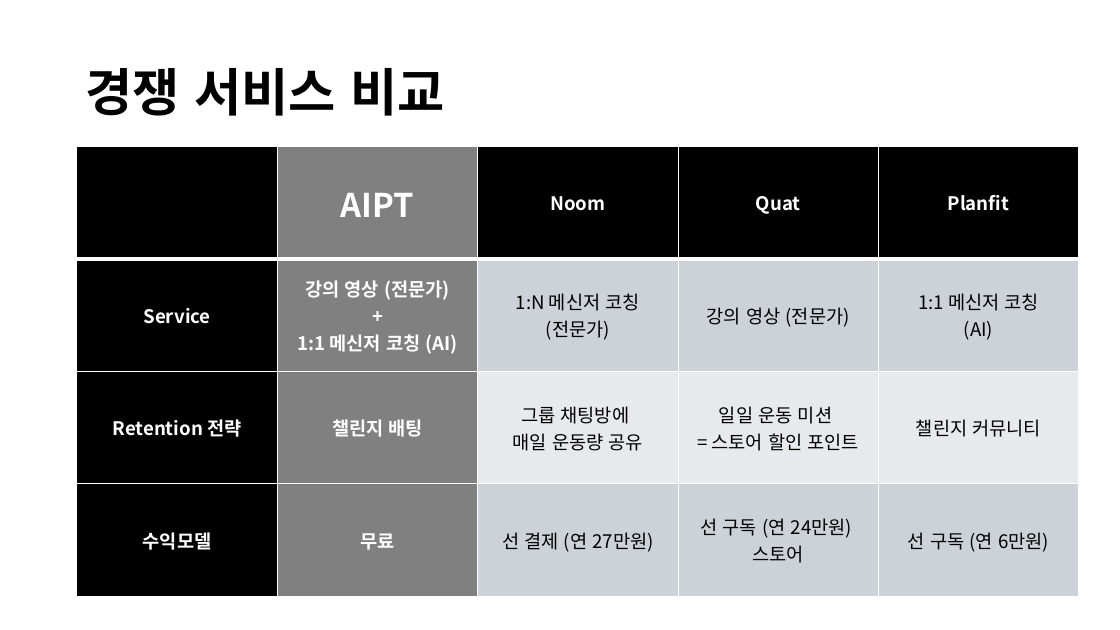
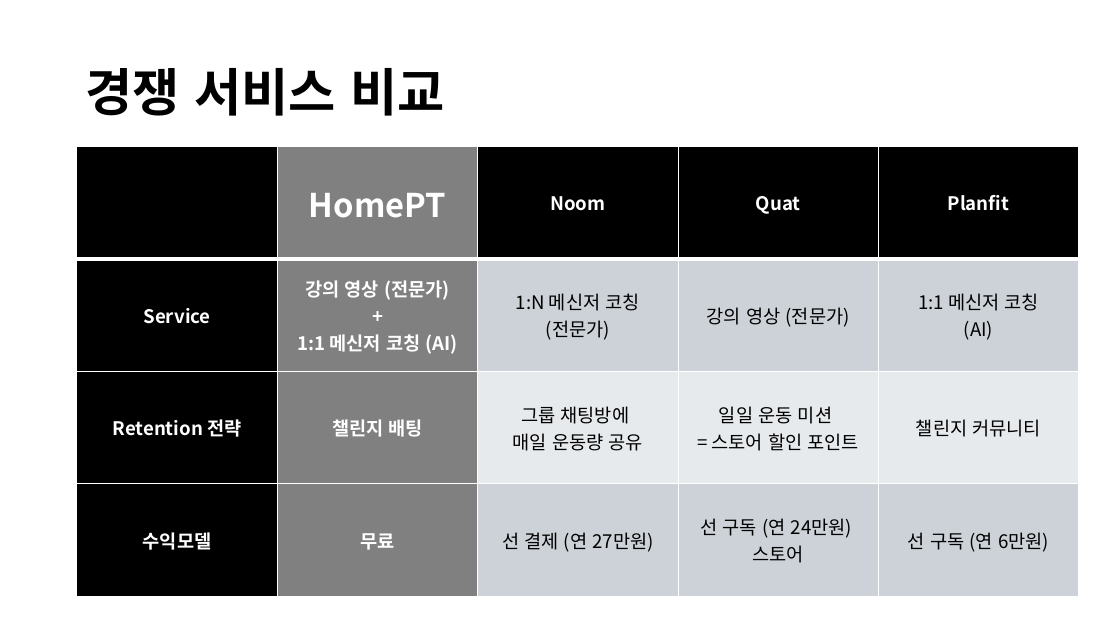
Before and after one commit to Brian-Hong-KR/Gymunity, a slide deck: slide 6 of Doc/프로젝트발표.pptx. Drawn at 1120x630 pixels with LibreOffice and Linux fonts; fonts in the diff are those of the drawing. Boxes give left, top, right and bottom in pixels: in the first picture for what was removed or moved away, otherwise in the second. Text is boxed around its words. In the diff, an @@ line names an element or a change of style, - is before the commit and + after.

```diff
--- a/Doc/프로젝트발표.pptx
+++ b/Doc/프로젝트발표.pptx
@@ table at [77,147,1081,597] @@
-row 1, column 2: AIPT
+row 1, column 2: HomePT
```
Also in this commit, not shown: 4 other slides changed, 1 slide added, 1 other file.
